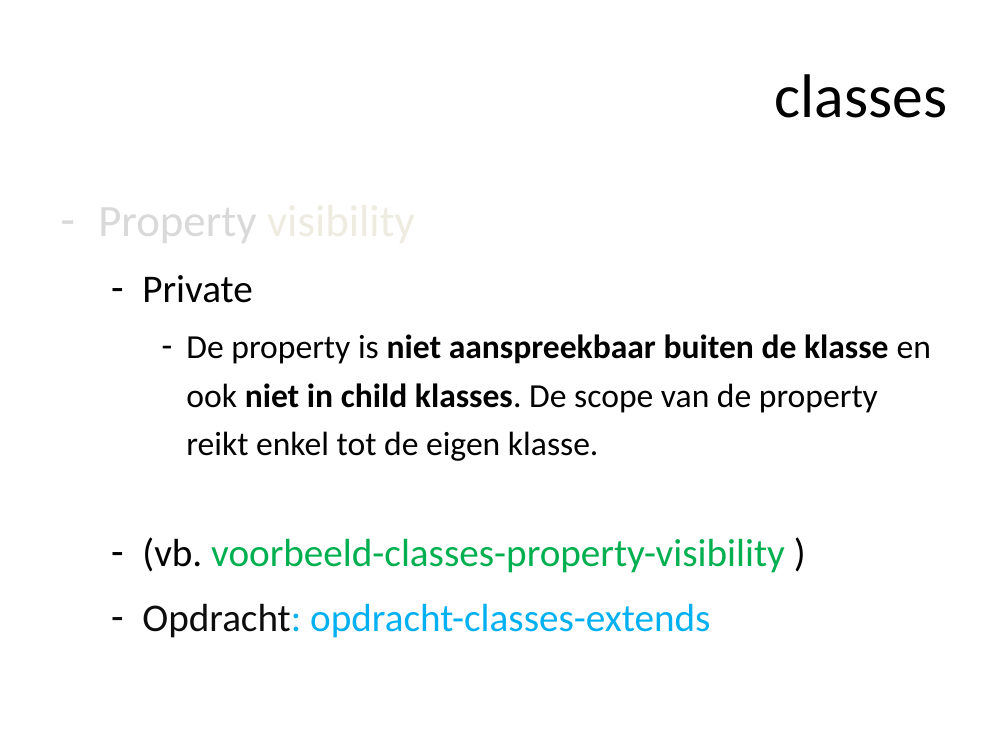
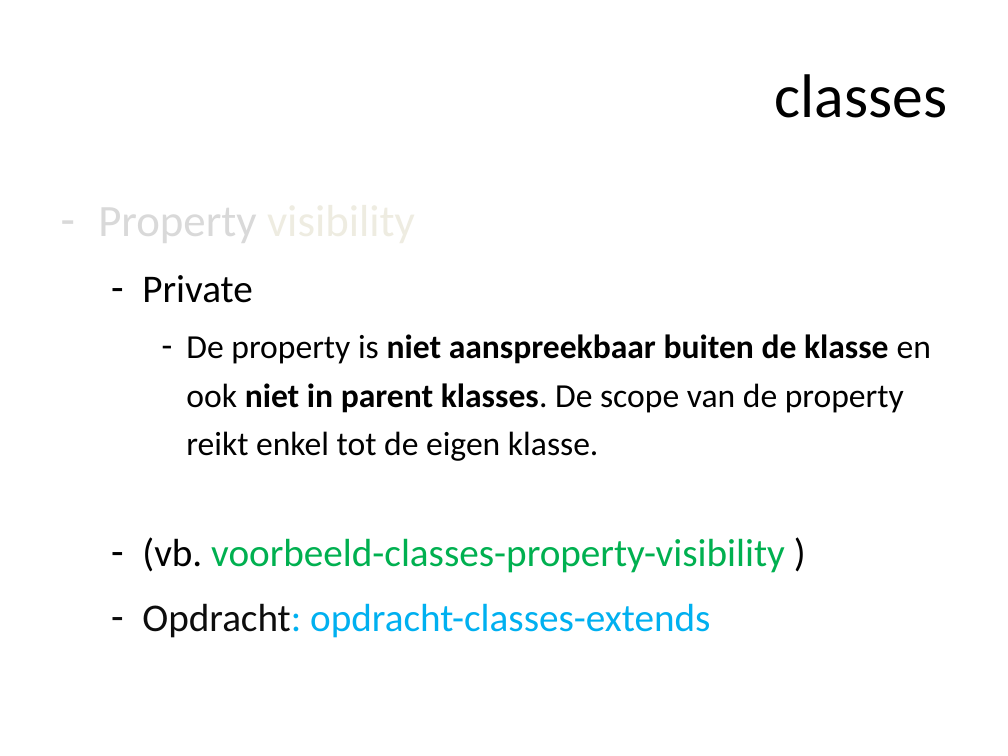
Before and after one commit to ajkea/web-backend-1, a slide deck: slide 136 of public/cursus/web-backend-cursus.pptx. Drawn at 1008x756 pixels with LibreOffice and Linux fonts; fonts in the diff are those of the drawing. Boxes give left, top, right and bottom in pixels: in the first picture for what was removed or moved away, otherwise in the second. Text is boxed around its words. In the diff, an @@ line names an element or a change of style, - is before the commit and + after.

Commit message:
verbetering theorie classes

```diff
--- a/public/cursus/web-backend-cursus.pptx
+++ b/public/cursus/web-backend-cursus.pptx
@@ text at <box>186,334,931,461</box>: text changed @@
-    – De property is niet aanspreekbaar buiten de klasse en ook niet in child klasses. De scope van de property reikt enkel tot de eigen klasse.
+    – De property is niet aanspreekbaar buiten de klasse en ook niet in parent klasses. De scope van de property reikt enkel tot de eigen klasse.
```
Also in this commit, not shown: 1 other slide changed, 2 other files.
